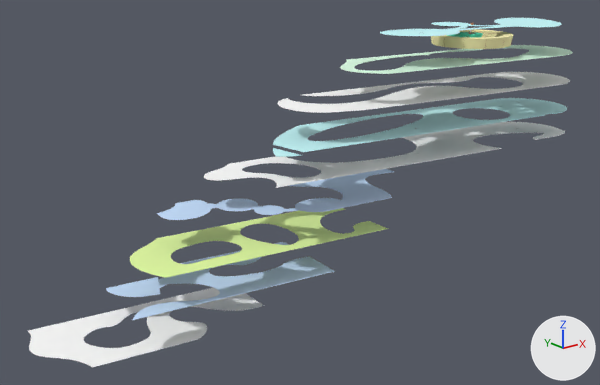
What one commit did to the glTF model Assets/Carousel/Carousel.glb.
The view is the same before and after, from a 50 mm camera at (-266.0, -222.0, 39.0) aimed at (-77.0, 14.0, -56.0). Lighting does not change. The marker at lower right points along +X, +Y and +Z. Objects named as collision shapes, trigger or cutter boxes, shadow casters or lower levels of detail are left out. Where no turn or scale is listed for an object, it has been applied to the vertices.

Before the edit, the objects in view are built like this:
```python
me_circle_020 = bpy.data.meshes.new('Circle.020')
me_circle_020.from_pydata(...)  # 3416 vertices, 6892 faces; spans x -211.0..21.0, y -18.0..46.0, z -96.0..0.0
me_circle_020.materials.append(mat_frostyblue_matte)  # cyan #c8fcff
me_circle_020.materials.append(mat_frostyblue_glossy)  # cyan #c8fcff
me_circle_020.materials.append(mat_mint_matte)  # white #ddffe6
me_circle_020.materials.append(mat_mint_glossy)  # white #ddffe6
me_circle_020.materials.append(mat_white_matte)  # white #ffffff
me_circle_020.materials.append(mat_white_glossy)  # white #ffffff
me_circle_020.materials.append(mat_chapelblue_matte)  # blue #c6e0ff
me_circle_020.materials.append(mat_chapelblue_glossy)  # blue #c6e0ff
me_circle_020.materials.append(mat_pistachio_matte)  # green #e4fea4
me_circle_020.materials.append(mat_pistachio_glossy)  # green #e4fea4
me_cylinder_021 = bpy.data.meshes.new('Cylinder.021')
me_cylinder_021.from_pydata(...)  # 3447 vertices, 6703 faces; spans x -16.4..16.4, y -16.4..16.4, z -5.0..3.4
# faces by material slot: [1136, 108, 462, 81, 1748, 1888, 1280]
me_cylinder_021.materials.append(mat_claygray_metallic)  # grey #817f74
me_cylinder_021.materials.append(mat_bluestone_matte)  # cyan #4e9ebb
me_cylinder_021.materials.append(mat_brightteal_matte)  # green #57ebc0
me_cylinder_021.materials.append(mat_mint_matte)  # white #ddffe6
me_cylinder_021.materials.append(mat_butteryellow_matte)  # beige #fff6b6
me_cylinder_021.materials.append(mat_rust_matte)  # brown #ab6128
me_cylinder_021.materials.append(mat_orange_matte)  # orange #e73c01
ob_carousel = bpy.data.objects.new('Carousel', me_cylinder_021)
ob_carousel.location = (0.0, 0.0, 0.6)
ob_first_gallery_upper_floors = bpy.data.objects.new('First_Gallery_Upper_Floors', me_circle_020)
ob_first_gallery_upper_floors.location = (29.6, -4.8, 2.7)
```
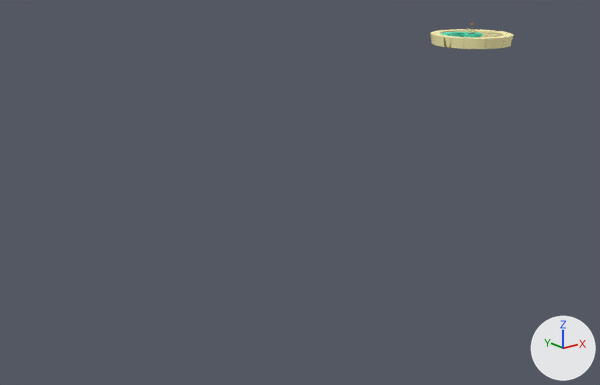
What differs and where, as boxes (x1, y1, x2, y2) in the pictures (600 x 385 px):
'First_Gallery_Upper_Floors', deleted: before (28, 18, 573, 368)
    faces in mat_white_matte (white #ffffff): (28, 72, 570, 367)
    faces in mat_chapelblue_matte (blue #c6e0ff): (106, 169, 394, 320)
    faces in mat_frostyblue_matte (cyan #c8fcff): (273, 18, 567, 156)
    faces in mat_pistachio_matte (green #e4fea4): (130, 208, 388, 278)
    faces in mat_mint_matte (white #ddffe6): (340, 45, 573, 74)

Patch to the scene script:
```diff
--- a/Assets/Carousel/Carousel.glb.py
+++ b/Assets/Carousel/Carousel.glb.py
@@ ob_first_gallery_upper_floors @@
-ob_first_gallery_upper_floors = bpy.data.objects.new('First_Gallery_Upper_Floors', me_circle_020)
-ob_first_gallery_upper_floors.location = (29.6, -4.8, 2.7)
```
